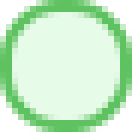
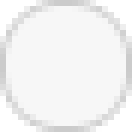
Revision of a layered 132x132 image; what changed, layer by layer:
hid "OK" over [0, 0, 132, 132]
showed "圆角矩形 1" over [0, 0, 132, 132]
